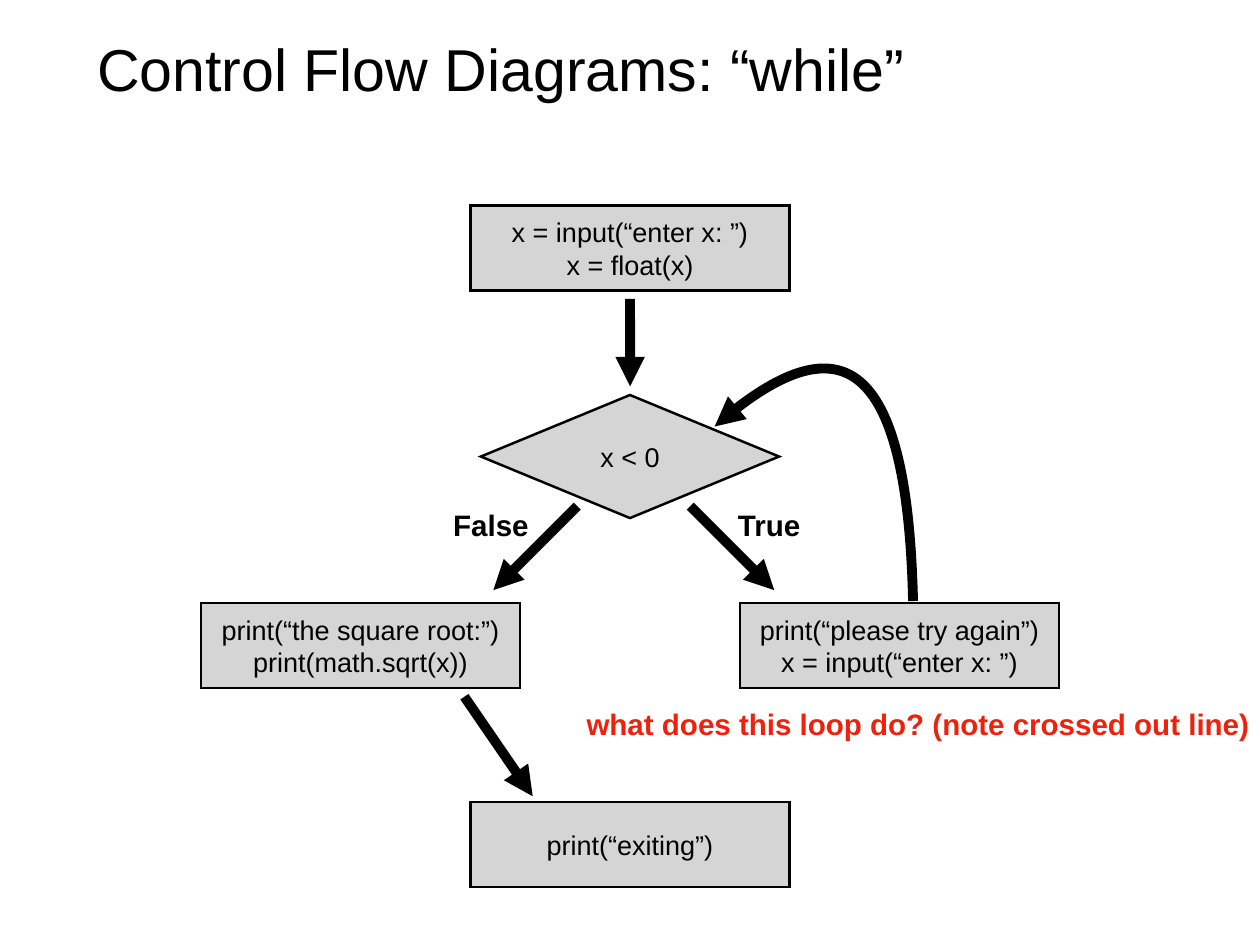
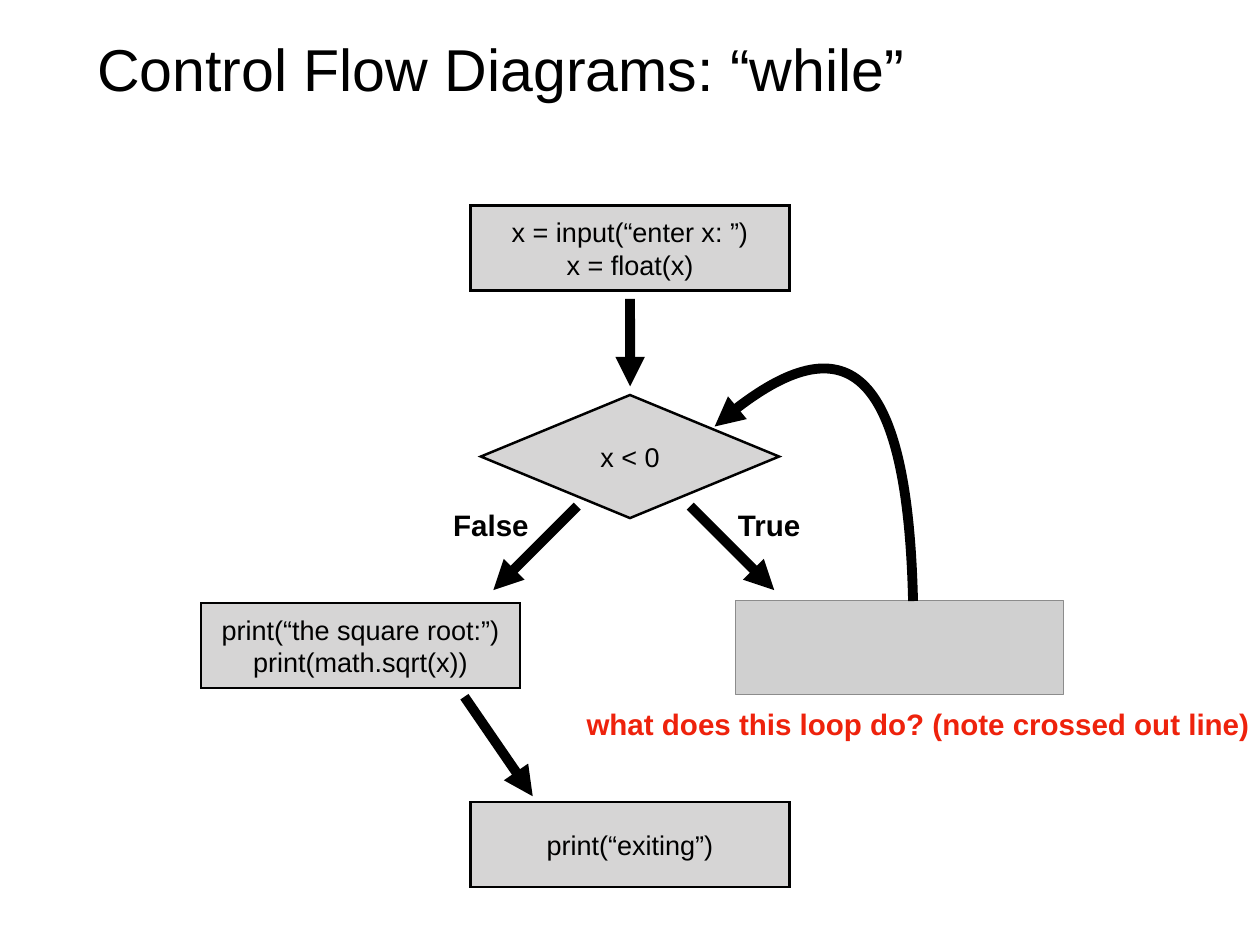
Before and after one commit to rogersjeffreyl/caraza-harter-com, a slide deck: slide 16 of tyler/meena/cs220/s20/materials/lec_11_S20.ppt. Drawn at 1260x945 pixels with LibreOffice and Linux fonts; fonts in the diff are those of the drawing; grey boxes stand for pictures. Boxes give left, top, right and bottom in pixels: in the first picture for what was removed or moved away, otherwise in the second. Text is boxed around its words. In the diff, an @@ line names an element or a change of style, - is before the commit and + after.

```diff
--- a/tyler/meena/cs220/s20/materials/lec_11_S20.ppt
+++ b/tyler/meena/cs220/s20/materials/lec_11_S20.ppt
@@ picture added at [736, 601, 1063, 695] @@
@@ rectangle removed at [740, 603, 1059, 688] @@
-print(“please try again”)
-x = input(“enter x: ”)
```
Also in this commit, not shown: 1 other file.
